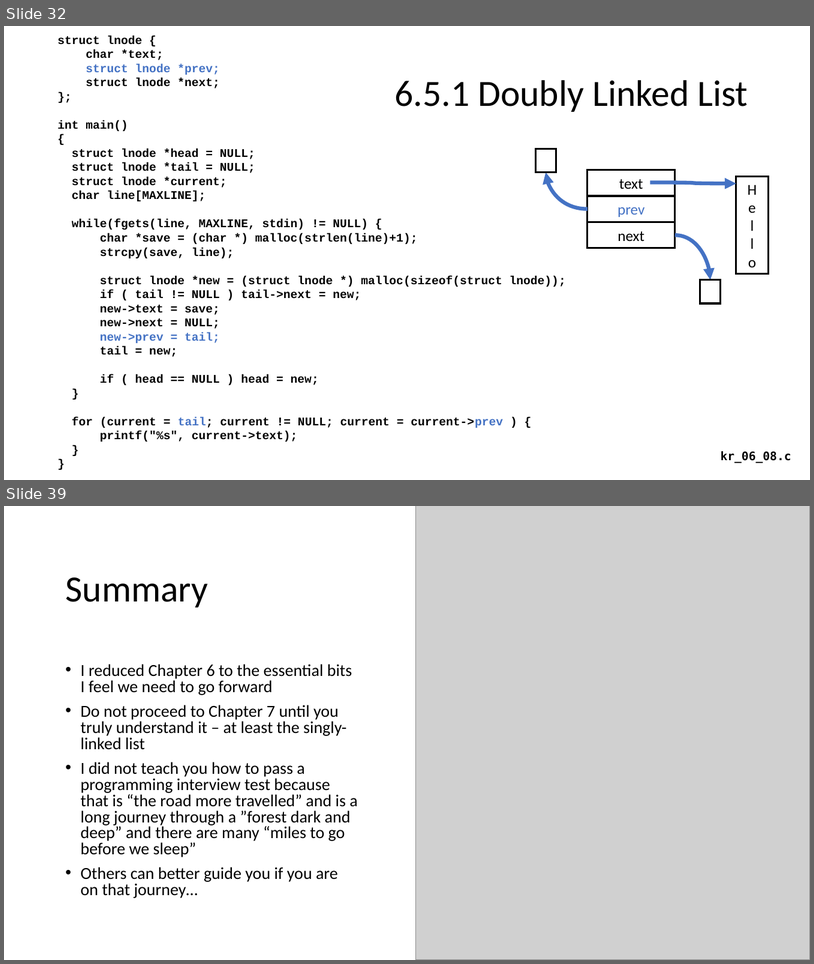
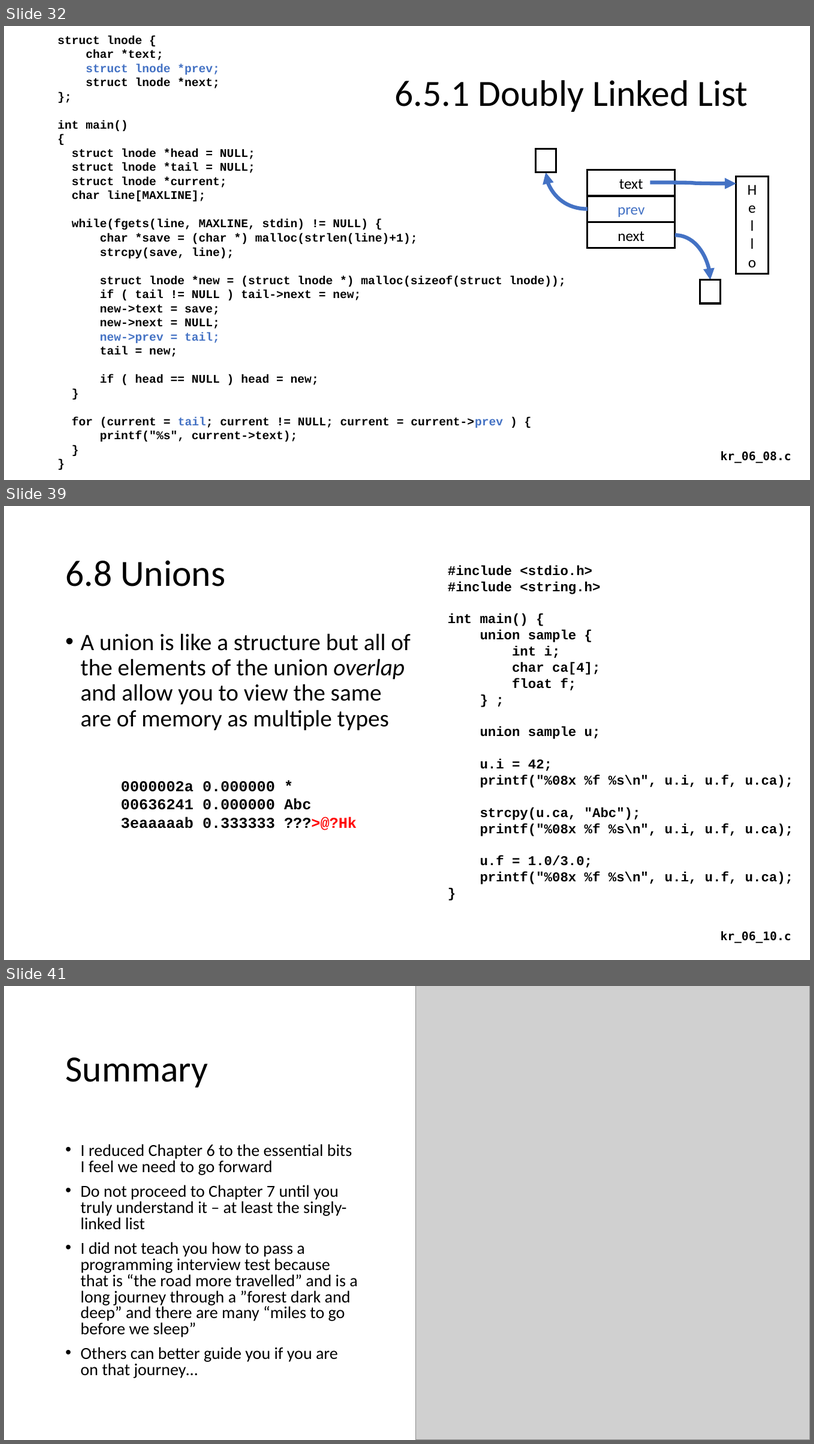
Before and after one commit to csev/cc4e, a slide deck: lectures/KR-6.pptx. Shown one above the other, each under a label of ours: slides 32 and 39 before the commit, slides 32, 39 and 41 after it; the slides between them are not shown. The pictures are 814x964 and 814x1444 pixels, drawn with LibreOffice and Linux fonts; fonts in the diff are those of the drawing; grey boxes stand for pictures. Boxes give left, top, right and bottom in pixels: in the first picture for what was removed or moved away, otherwise in the second. Text is boxed around its words. In the diff, an @@ line names an element or a change of style, - is before the commit and + after.

Commit message:
Fields and unions.

```diff
--- a/lectures/KR-6.pptx
+++ b/lectures/KR-6.pptx
@@ slide 39 added at bbox=[4, 506, 810, 960], background #FFFFFF @@
@@ title added at bbox=[65, 560, 225, 586], 44 pt, text #000000 @@
+6.8 Unions
@@ text added at bbox=[448, 565, 794, 884], 16 pt, text #000000, bold @@
+#include <stdio.h>
+#include <string.h>
+int main() {
+union sample {
+int i;
+char ca[4];
+float f;
+} ;
+union sample u;
+u.i = 42;
+printf("%08x %f %s\n", u.i, u.f, u.ca);
+strcpy(u.ca, "Abc");
+printf("%08x %f %s\n", u.i, u.f, u.ca);
+u.f = 1.0/3.0;
+printf("%08x %f %s\n", u.i, u.f, u.ca);
+}
@@ text added at bbox=[81, 633, 411, 730], 28 pt, text #000000 @@
+• A union is like a structure but all of the elements of the union overlap and allow you to view the same are of memory as multiple types
@@ text added at bbox=[121, 781, 357, 830], 18 pt, text #000000, bold @@
+0000002a 0.000000 *
+00636241 0.000000 Abc
+3eaaaaab 0.333333 ???>@?Hk
@@ text added at bbox=[721, 931, 792, 943], 14 pt, text #000000, bold @@
+kr_06_10.c
@@ what was slide 39 is now slide 41 @@
```
Also in this commit, not shown: 1 slide changed, 1 other slide added, 2 other files.
